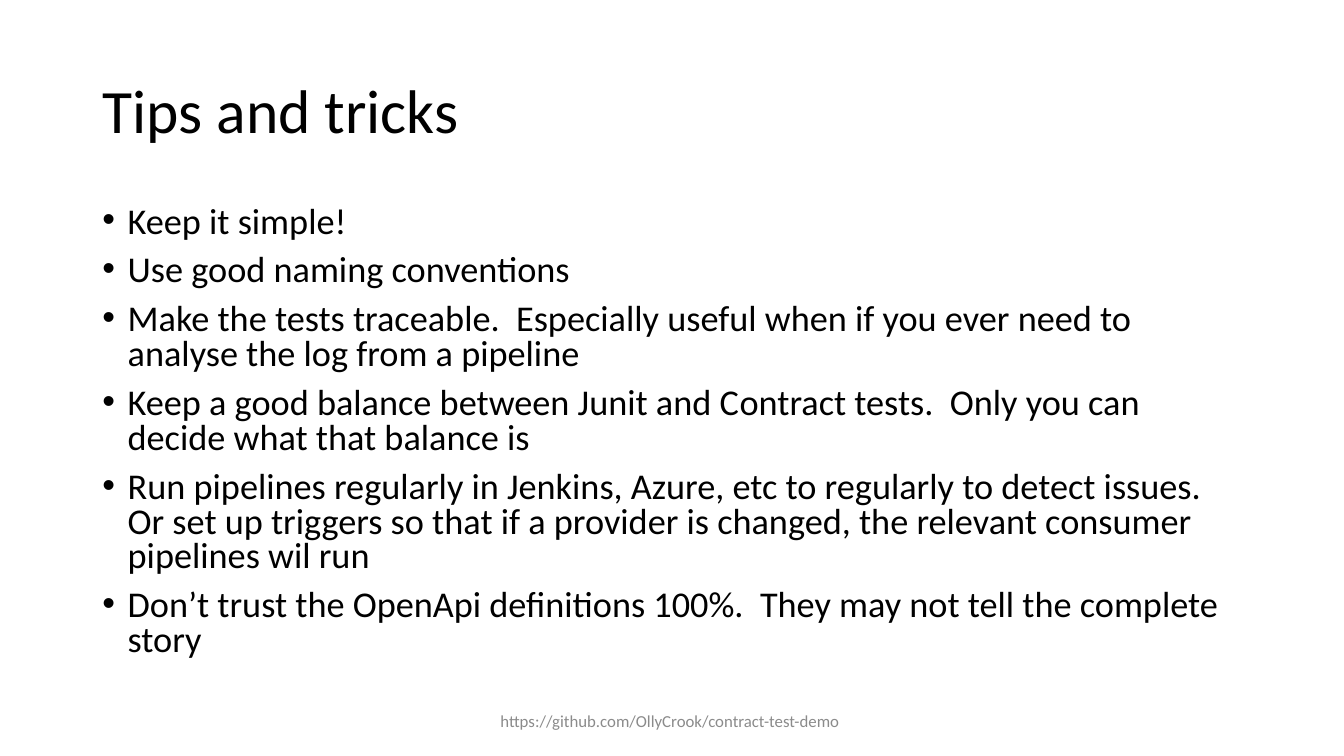
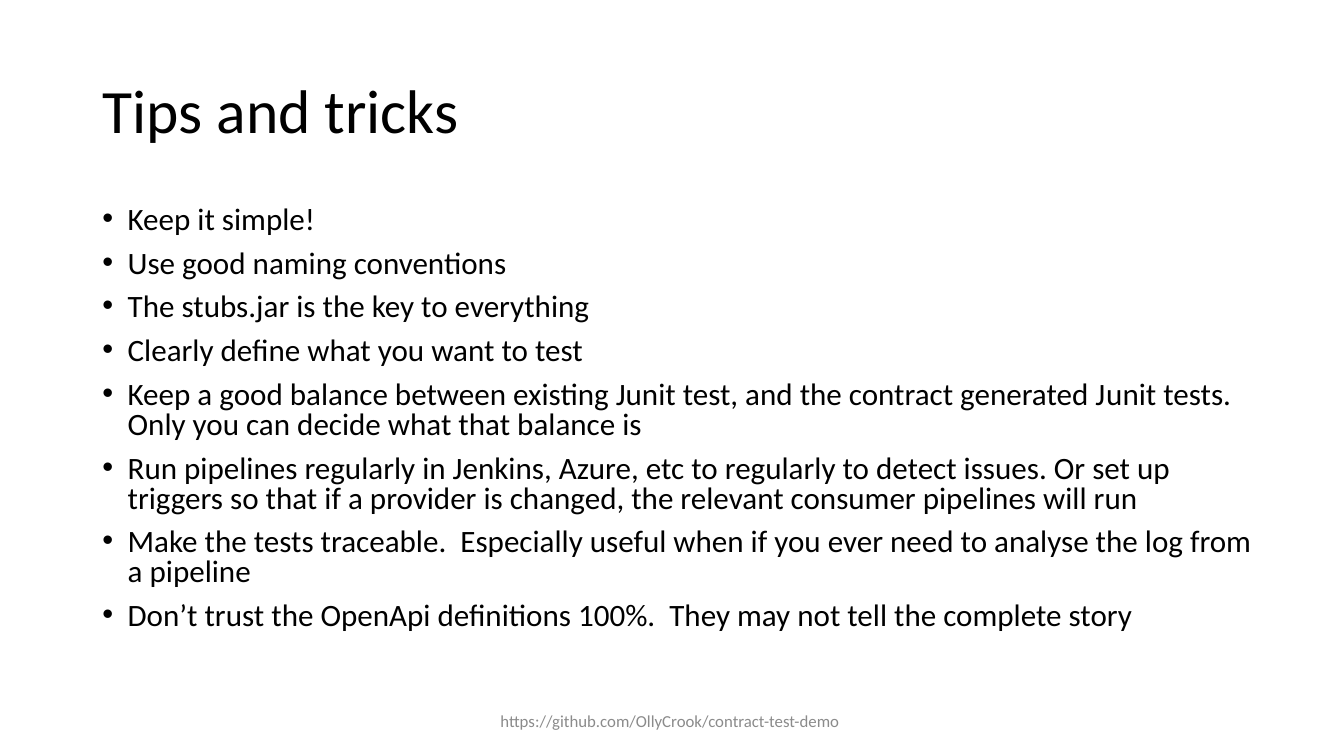
Before and after one commit to OllyCrook/contract-test-demo, a slide deck: slide 37 of Contract-testing-presentation.pptx (slide 18 before the commit). Drawn at 1344x756 pixels with LibreOffice and Linux fonts; fonts in the diff are those of the drawing. Boxes give left, top, right and bottom in pixels: in the first picture for what was removed or moved away, otherwise in the second. Text is boxed around its words. In the diff, an @@ line names an element or a change of style, - is before the commit and + after.

```diff
--- a/Contract-testing-presentation.pptx
+++ b/Contract-testing-presentation.pptx
@@ text at [128,208,1251,631]: size 25.9 to 22.2 pt in "Keep it simple!", "Use good naming conventions", "Make the tests traceable. Especially useful when ...", "Don’t trust the OpenApi definitions 100%. They ..." @@
@@ text at [128,295,1231,515]: paragraphs added @@
+• The stubs.jar is the key to everything
+• Clearly define what you want to test
+• Keep a good balance between existing Junit test, and the contract generated Junit tests. Only you can decide what that balance is
+• Run pipelines regularly in Jenkins, Azure, etc to regularly to detect issues. Or set up triggers so that if a provider is changed, the relevant consumer pipelines will run
@@ text at [128,389,1201,574]: paragraphs removed @@
-• Keep a good balance between Junit and Contract tests. Only you can decide what that balance is
-• Run pipelines regularly in Jenkins, Azure, etc to regularly to detect issues. Or set up triggers so that if a provider is changed, the relevant consumer pipelines wil run
```
Also in this commit, not shown: 16 other slides changed, 20 slides added, 25 other files.
